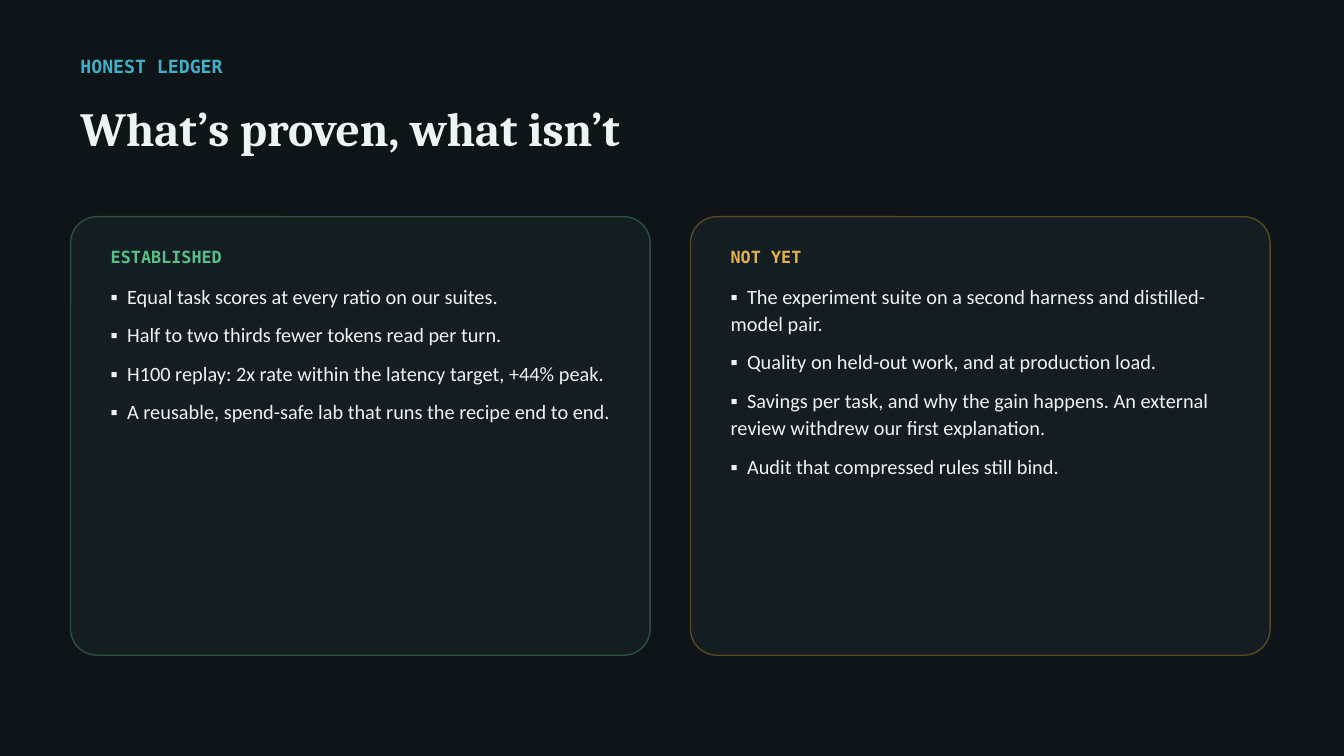
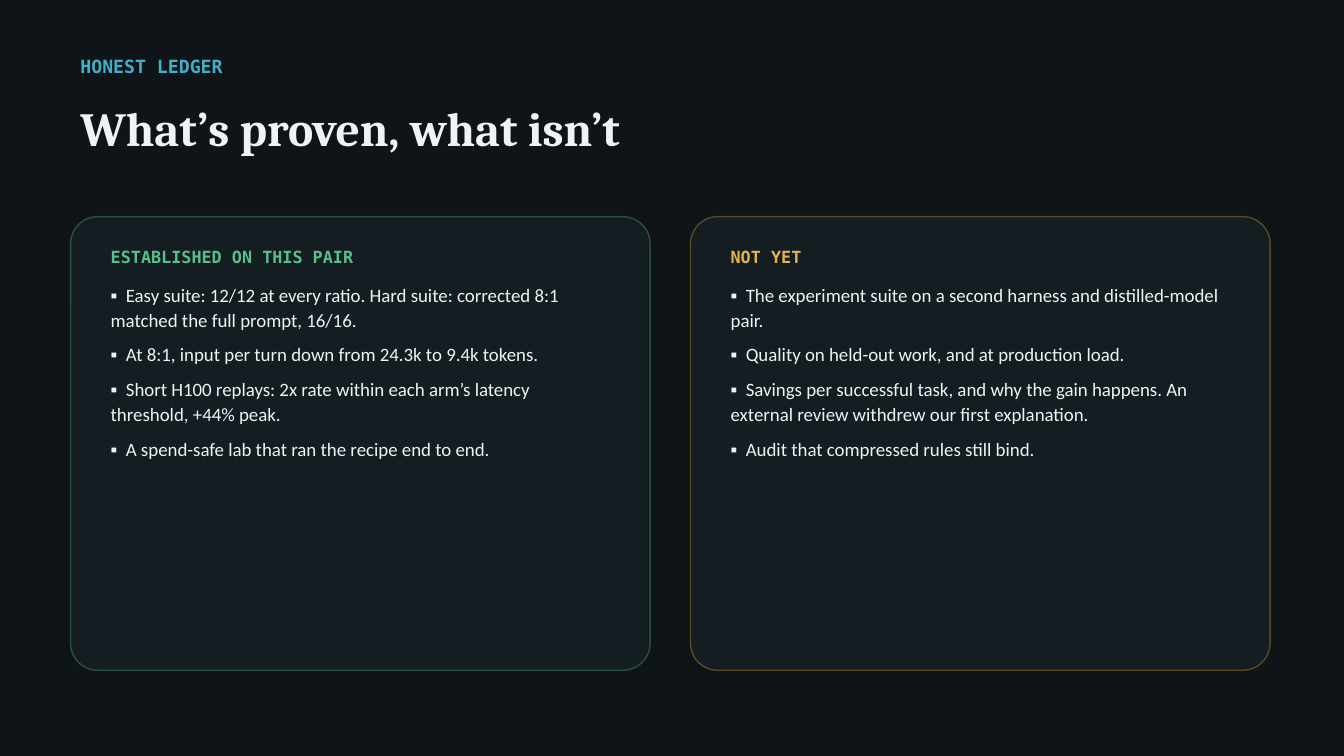
Before and after one commit to arunmenon/gisting-coding-agent, a slide deck: slide 9 of Gisting-CTO-deck.pptx (slide 10 before the commit). Drawn at 1344x756 pixels with LibreOffice and Linux fonts; fonts in the diff are those of the drawing. Boxes give left, top, right and bottom in pixels: in the first picture for what was removed or moved away, otherwise in the second. Text is boxed around its words. In the diff, an @@ line names an element or a change of style, - is before the commit and + after.

Commit message:
Deck: apply Codex review D-1 to D-11 and D-14 to D-16 (D-12, D-13 set aside by author)
Tracks named only; portability framed as the next test, not a result;
pilot limited to a guarded inner-loop trial; quality claims scoped to
easy and hard suites; 2x defined against each arm's own threshold;
8:1 token figures; path-fix and architecture causality softened; no
claims about other harnesses; serving limits in the main flow; span
and recipe merged; lab moved to appendix; HTML and PowerPoint in sync.

```diff
--- a/Gisting-CTO-deck.pptx
+++ b/Gisting-CTO-deck.pptx
@@ rounded rectangle: place and size @@
-rounded rectangle at box(71, 217, 650, 655)
+rounded rectangle at box(71, 217, 650, 670)
@@ rounded rectangle: place and size @@
-rounded rectangle at box(691, 217, 1270, 655)
+rounded rectangle at box(691, 217, 1270, 670)
@@ text at box(111, 250, 559, 459): text changed; size 14.5 to 13.5 pt @@
-ESTABLISHED
-▪ Equal task scores at every ratio on our suites.
-▪ Half to two thirds fewer tokens read per turn.
-▪ H100 replay: 2x rate within the latency target, +44% peak.
-▪ A reusable, spend-safe lab that runs the recipe end to end.
+ESTABLISHED ON THIS PAIR
+▪ Easy suite: 12/12 at every ratio. Hard suite: corrected 8:1 matched the full prompt, 16/16.
+▪ At 8:1, input per turn down from 24.3k to 9.4k tokens.
+▪ Short H100 replays: 2x rate within each arm’s latency threshold, +44% peak.
+▪ A spend-safe lab that ran the recipe end to end.
@@ text at box(731, 289, 1218, 459): size 14.5 to 13.5 pt in "▪ The experiment suite on a second ...", "▪ Quality on held-out work, and at ...", "▪ Audit that compressed rules still bind."; line spacing 1.12 to 1.1; less space between paragraphs @@
@@ text at box(731, 383, 1187, 424): text changed; size 14.5 to 13.5 pt @@
-▪ Savings per task, and why the gain happens. An external review withdrew our first explanation.
+▪ Savings per successful task, and why the gain happens. An external review withdrew our first explanation.
```
Also in this commit, not shown: 10 other slides changed, 2 slides added, 3 slides removed, 3 other files.
